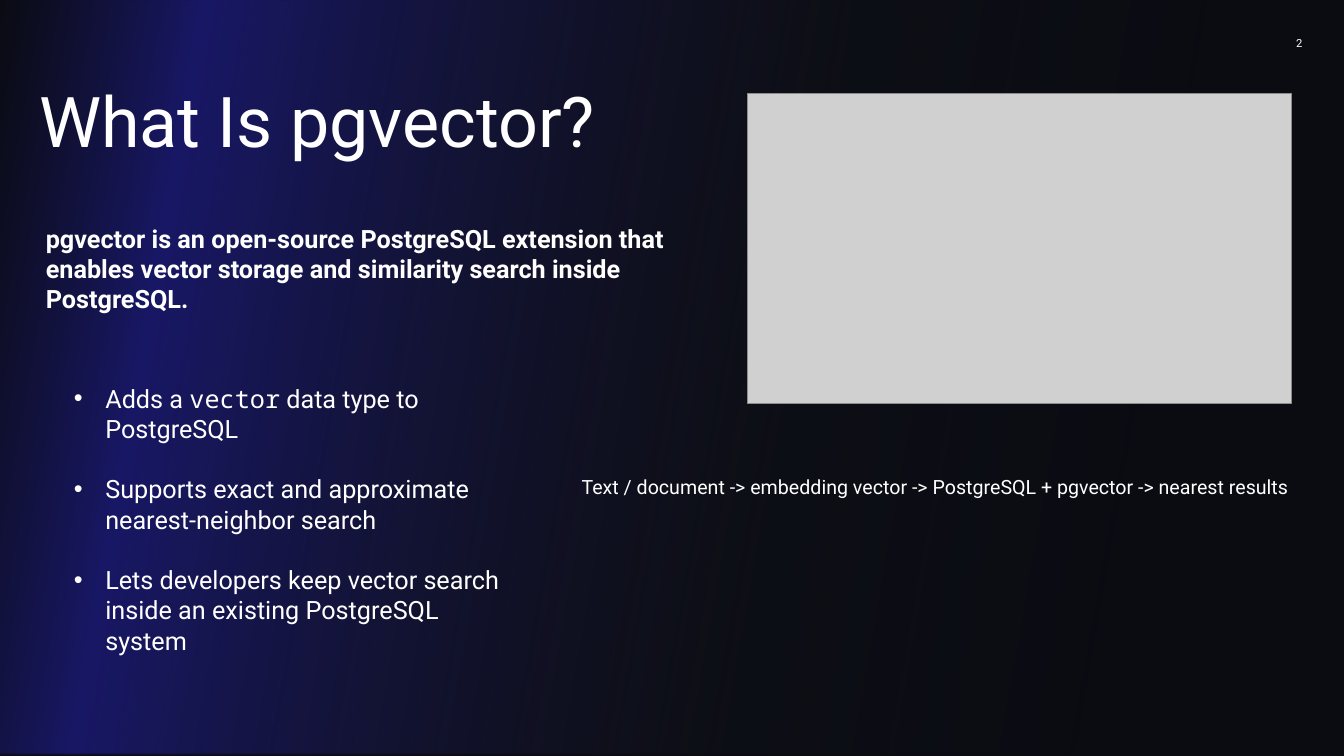
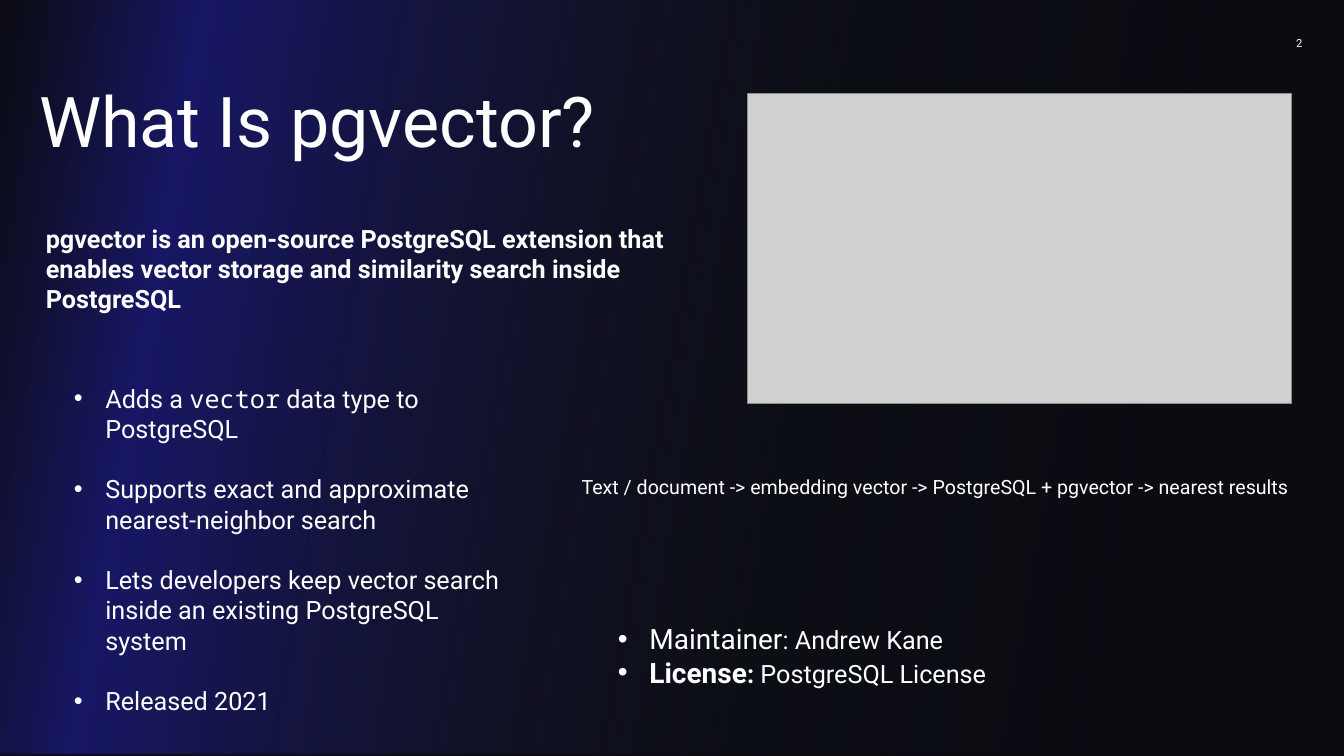
Before and after one commit to ibrahim-bancar/pgvector-presentation, a slide deck: slide 2 of slides/pgvector_presentation.pptx. Drawn at 1344x756 pixels with LibreOffice and Linux fonts; fonts in the diff are those of the drawing; grey boxes stand for pictures. Boxes give left, top, right and bottom in pixels: in the first picture for what was removed or moved away, otherwise in the second. Text is boxed around its words. In the diff, an @@ line names an element or a change of style, - is before the commit and + after.

Commit message:
Update presentation slides

```diff
--- a/slides/pgvector_presentation.pptx
+++ b/slides/pgvector_presentation.pptx
@@ text at (46, 229, 664, 314): text changed @@
-pgvector is an open-source PostgreSQL extension that enables vector storage and similarity search inside PostgreSQL.
+pgvector is an open-source PostgreSQL extension that enables vector storage and similarity search inside PostgreSQL
@@ text added at (649, 629, 986, 689), 18 pt, text #FFFFFF @@
+• Maintainer: Andrew Kane
+• License: PostgreSQL License
@@ text at (105, 691, 271, 711): paragraph added @@
+• Released 2021
```
Also in this commit, not shown: 2 other slides changed.
